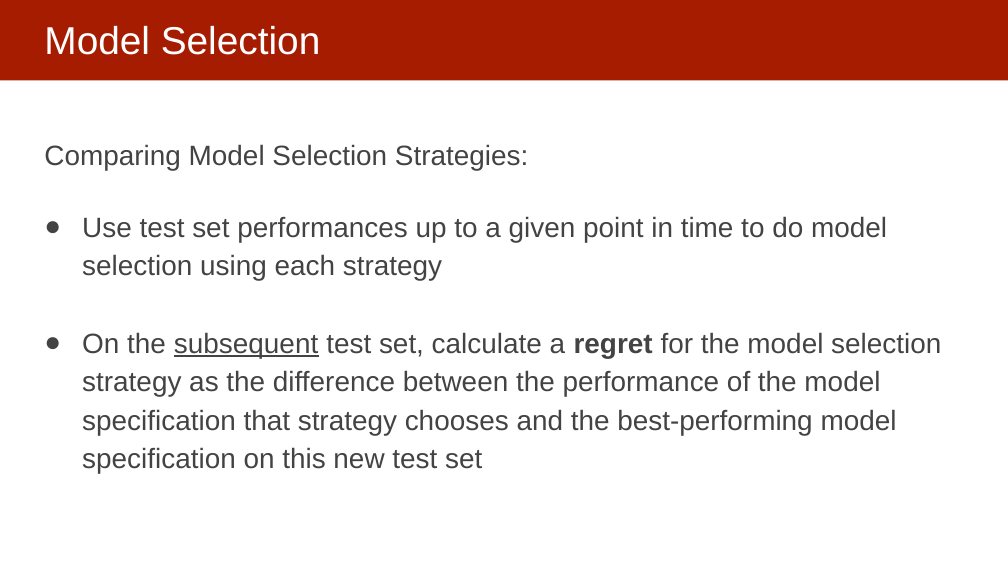
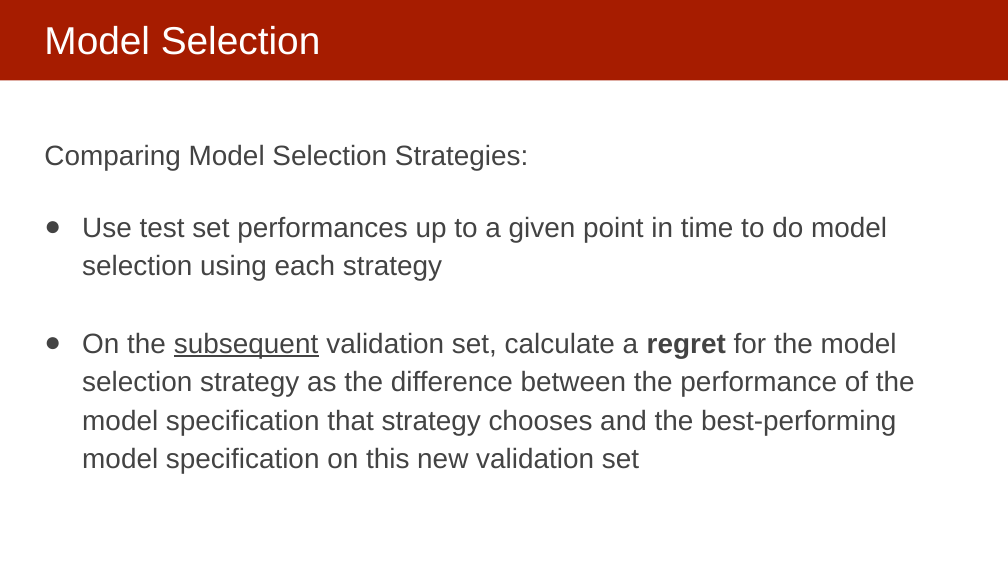
Before and after one commit to dssg/mlforpublicpolicylab, a slide deck: slide 30 of 07 - Performance and Evaluation Pt 2/Model Selection and Validation - Part II.pptx (slide 26 before the commit). Drawn at 1008x567 pixels with LibreOffice and Linux fonts; fonts in the diff are those of the drawing. Boxes give left, top, right and bottom in pixels: in the first picture for what was removed or moved away, otherwise in the second. Text is boxed around its words. In the diff, an @@ line names an element or a change of style, - is before the commit and + after.

Commit message:
updating validation II slides

```diff
--- a/07 - Performance and Evaluation Pt 2/Model Selection and Validation - Part II.pptx
+++ b/07 - Performance and Evaluation Pt 2/Model Selection and Validation - Part II.pptx
@@ text at bbox=[82, 332, 915, 474]: text changed @@
-● On the subsequent test set, calculate a regret for the model selection strategy as the difference between the performance of the model specification that strategy chooses and the best-performing model specification on this new test set
+● On the subsequent validation set, calculate a regret for the model selection strategy as the difference between the performance of the model specification that strategy chooses and the best-performing model specification on this new validation set
```
Also in this commit, not shown: 15 other slides changed, 6 slides added, 2 slides removed.
